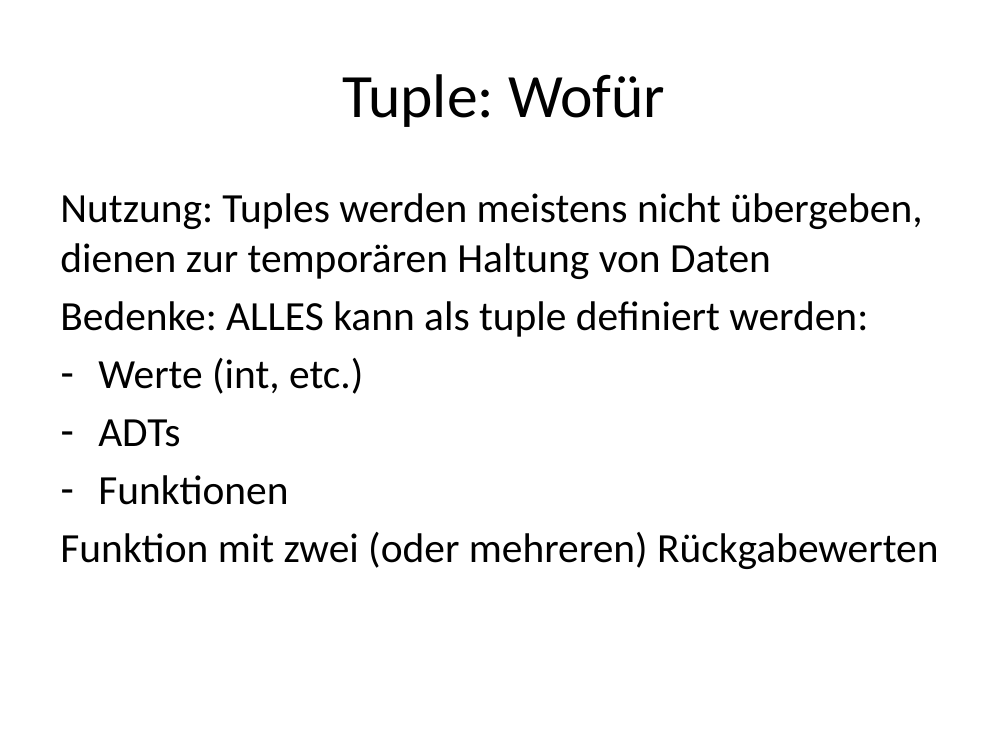
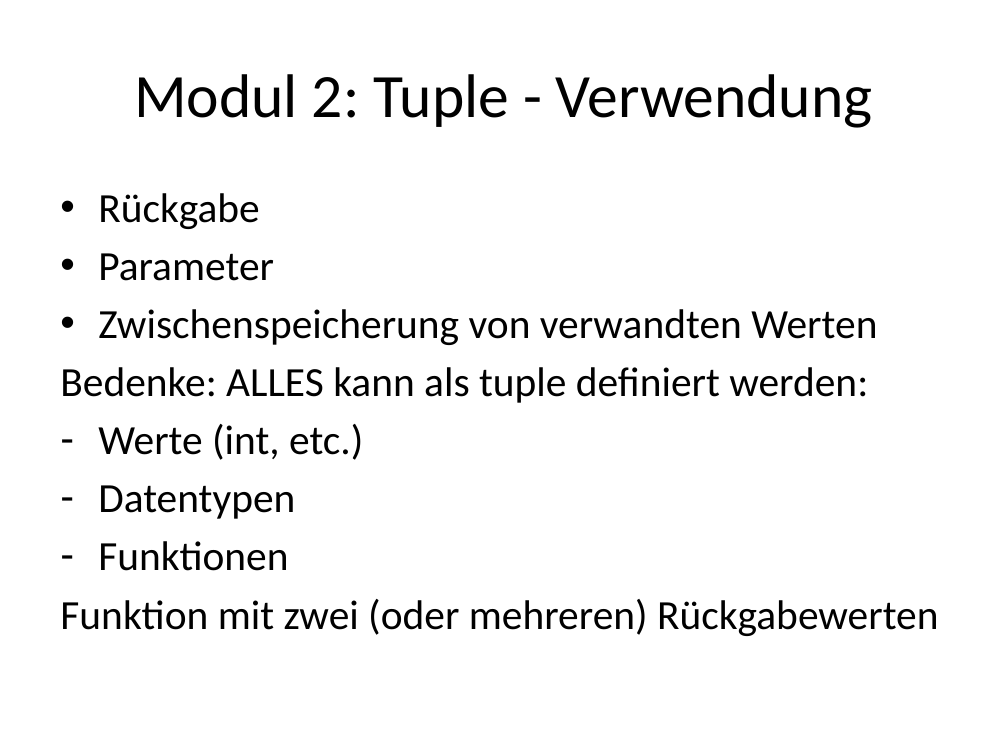
Before and after one commit to nasserbrake/Spartakiade2017, a slide deck: slide 41 of FSharp.pptx (slide 33 before the commit). Drawn at 1008x756 pixels with LibreOffice and Linux fonts; fonts in the diff are those of the drawing. Boxes give left, top, right and bottom in pixels: in the first picture for what was removed or moved away, otherwise in the second. Text is boxed around its words. In the diff, an @@ line names an element or a change of style, - is before the commit and + after.

Commit message:
Tuple

```diff
--- a/FSharp.pptx
+++ b/FSharp.pptx
@@ title at bbox=[134, 74, 873, 128]: text changed @@
-Tuple: Wofür
+Modul 2: Tuple - Verwendung
@@ text at bbox=[98, 193, 877, 345]: text changed @@
-Nutzung: Tuples werden meistens nicht übergeben, dienen zur temporären Haltung von Daten
+• Rückgabe
+• Parameter
+• Zwischenspeicherung von verwandten Werten
@@ text at bbox=[98, 485, 295, 519]: text changed @@
-– ADTs
+– Datentypen
```
Also in this commit, not shown: 5 other slides changed, 8 slides added, 3 other files.
